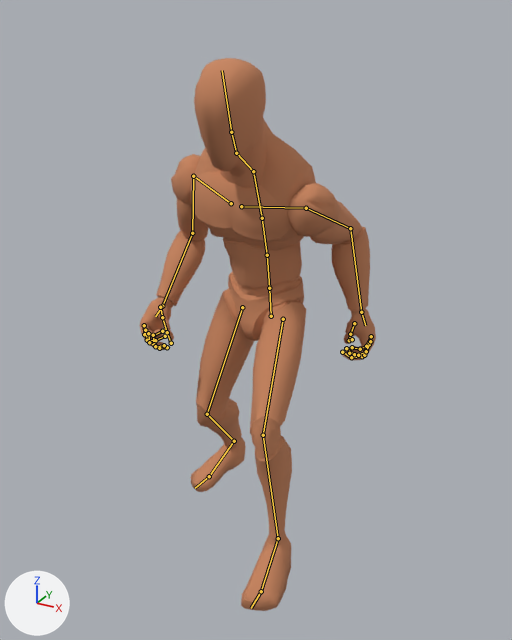
Renders of the Blender file rigs/human/animation-human-walk-large.blend from each side of a commit.
One viewpoint serves both versions: a 50 mm camera at (1.04, -1.816, 1.732) aimed at (0.031, 0.018, 0.815). The lights are fixed; the arrows at lower left show +X, +Y and +Z. The picture after the commit comes second. Both versions are drawn at frame 23 of the action 'Walk_Large'; the numbers are the values there. The bones that change, and the others that lie on the model, are drawn over the model as lines.

In view in the first picture: 'Mannequin.001'.
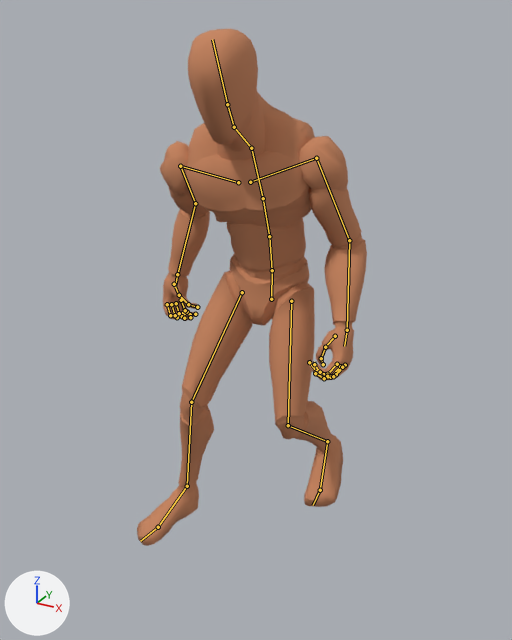
Location of each change, (x1, y1, x2, y2) in pixels of the pictures (512 x 640 px):
```json
{"object": "Mannequin.001", "change": "posed", "before": [140, 58, 376, 611], "after": [137, 29, 367, 546], "on screen": "6% shorter"}
```

Scene script edits in JSON lines:
```json
{"block": "bone_ctrl_illeg_l", "where": "bone_ctrl_illeg_l = bpy.data.objects['Armature'].pose.bones['CTRL_ILLEG_L']  # child of 'DRV_root'"}
{"op": "set", "path": "bone_ctrl_illeg_l.location", "old": "(0.11, -0.179, 0.011)", "new": "(0.089, 0.267, 0.13)"}
{"op": "set", "path": "bone_ctrl_illeg_l.rotation_quaternion", "old": "(0.997, 0.008, -0.001, 0.063)", "new": "(0.972, 0.219, -0.016, 0.067)", "note": "degrees (1, 0, 7) -> degrees (25, -3, 7)"}
{"block": "bone_drv_toe_l", "where": "bone_drv_toe_l = bpy.data.objects['Armature'].pose.bones['DRV_toe_L']  # child of 'DRV_foot_L'"}
{"op": "set", "path": "bone_drv_toe_l.rotation_quaternion", "old": "(0.989, 0.098, -0.012, -0.001)", "new": "(0.978, 0.209, -0.03, -0.001)", "note": "degrees (11, -1, 0) -> degrees (24, -3, -1)"}
{"block": "bone_pole_leg_r", "where": "bone_pole_leg_r = bpy.data.objects['Armature'].pose.bones['POLE_Leg_R']  # child of 'DRV_root'"}
{"op": "set", "path": "bone_pole_leg_r.location", "old": "(-0.021, 0.0, -0.008)", "new": "(-0.041, 0.0, -0.02)"}
{"block": "bone_ctrl_illeg_r", "where": "bone_ctrl_illeg_r = bpy.data.objects['Armature'].pose.bones['CTRL_ILLEG_R']  # child of 'DRV_root'"}
{"op": "set", "path": "bone_ctrl_illeg_r.location", "old": "(-0.146, 0.269, 0.002)", "new": "(-0.145, -0.078, 0.002)"}
{"block": "bone_ctrl_arm_l", "where": "bone_ctrl_arm_l = bpy.data.objects['Armature'].pose.bones['CTRL_Arm_L']  # child of 'DRV_root'"}
{"op": "set", "path": "bone_ctrl_arm_l.location", "old": "(0.635, 0.182, -0.435)", "new": "(0.6, -0.05, -0.395)"}
{"op": "set", "path": "bone_ctrl_arm_l.rotation_quaternion", "old": "(0.817, -0.013, 0.572, -0.069)", "new": "(0.704, 0.209, 0.615, -0.218)", "note": "degrees (-16, 69, -21) -> degrees (12, 83, -24)"}
{"block": "bone_ctrl_arm_r", "where": "bone_ctrl_arm_r = bpy.data.objects['Armature'].pose.bones['CTRL_Arm_R']  # child of 'DRV_root'"}
{"op": "set", "path": "bone_ctrl_arm_r.location", "old": "(-0.656, -0.052, -0.403)", "new": "(-0.595, 0.097, -0.366)"}
{"op": "set", "path": "bone_ctrl_arm_r.rotation_quaternion", "old": "(0.625, 0.353, -0.602, 0.344)", "new": "(0.711, 0.023, -0.651, 0.138)", "note": "degrees (50, -88, 9) -> degrees (-56, -79, 69)"}
{"block": "bone_ctrl_hips", "where": "bone_ctrl_hips = bpy.data.objects['Armature'].pose.bones['CTRL_Hips']  # child of 'DRV_root'"}
{"op": "set", "path": "bone_ctrl_hips.location", "old": "(0.0, 0.129, -0.158)", "new": "(0.008, 0.12, -0.09)"}
{"op": "set", "path": "bone_ctrl_hips.rotation_quaternion", "old": "(0.989, -0.104, -0.011, -0.1)", "new": "(0.989, -0.104, 0.006, 0.056)", "note": "degrees (-12, -2, -11) -> degrees (-12, 1, 6)"}
{"block": "bone_drv_spine_001", "where": "bone_drv_spine_001 = bpy.data.objects['Armature'].pose.bones['DRV_spine.001']  # child of 'DRV_hips'"}
{"op": "set", "path": "bone_drv_spine_001.rotation_quaternion", "old": "(0.988, 0.125, 0.079, -0.025)", "new": "(0.988, 0.125, -0.045, 0.014)", "note": "degrees (14, 9, -2) -> degrees (14, -5, 1)"}
{"block": "bone_drv_spine_002", "where": "bone_drv_spine_002 = bpy.data.objects['Armature'].pose.bones['DRV_spine_002']  # child of 'DRV_spine.001'"}
{"op": "set", "path": "bone_drv_spine_002.rotation_quaternion", "old": "(0.991, 0.131, 0.013, -0.007)", "new": "(0.987, 0.146, 0.003, 0.005)", "note": "degrees (15, 2, -1) -> degrees (17, 0, 1)"}
{"block": "bone_drv_spine_003", "where": "bone_drv_spine_003 = bpy.data.objects['Armature'].pose.bones['DRV_spine.003']  # child of 'DRV_spine_002'"}
{"op": "set", "path": "bone_drv_spine_003.rotation_quaternion", "old": "(0.985, 0.157, -0.06, -0.026)", "new": "(0.991, 0.116, 0.067, 0.025)", "note": "degrees (18, -6, -4) -> degrees (14, 7, 4)"}
{"block": "bone_drv_neck", "where": "bone_drv_neck = bpy.data.objects['Armature'].pose.bones['DRV_neck']  # child of 'DRV_spine.003'"}
{"op": "set", "path": "bone_drv_neck.rotation_quaternion", "old": "(0.996, -0.071, 0.032, -0.041)", "new": "(0.997, -0.052, -0.018, 0.021)", "note": "degrees (-8, 3, -5) -> degrees (-6, -2, 3)"}
{"block": "bone_drv_head", "where": "bone_drv_head = bpy.data.objects['Armature'].pose.bones['DRV_head']  # child of 'DRV_neck'"}
{"op": "set", "path": "bone_drv_head.rotation_quaternion", "old": "(0.998, -0.058, 0.0, 0.009)", "new": "(0.998, -0.058, 0.0, -0.005)", "note": "degrees (-7, 0, 1) -> degrees (-7, 0, -1)"}
{"block": "bone_drv_shoulder_l", "where": "bone_drv_shoulder_l = bpy.data.objects['Armature'].pose.bones['DRV_shoulder_L']  # child of 'DRV_spine.003'"}
{"op": "set", "path": "bone_drv_shoulder_l.rotation_quaternion", "old": "(0.978, -0.044, 0.012, -0.202)", "new": "(0.977, -0.017, -0.115, -0.163)", "note": "degrees (-5, 0, -23) -> degrees (0, -13, -19)"}
{"block": "bone_drv_shoulder_r", "where": "bone_drv_shoulder_r = bpy.data.objects['Armature'].pose.bones['DRV_shoulder_R']  # child of 'DRV_spine.003'"}
{"op": "set", "path": "bone_drv_shoulder_r.rotation_quaternion", "old": "(0.971, -0.087, 0.133, 0.177)", "new": "(0.971, 0.003, 0.043, 0.224)", "note": "degrees (-7, 17, 20) -> degrees (1, 5, 26)"}
```
